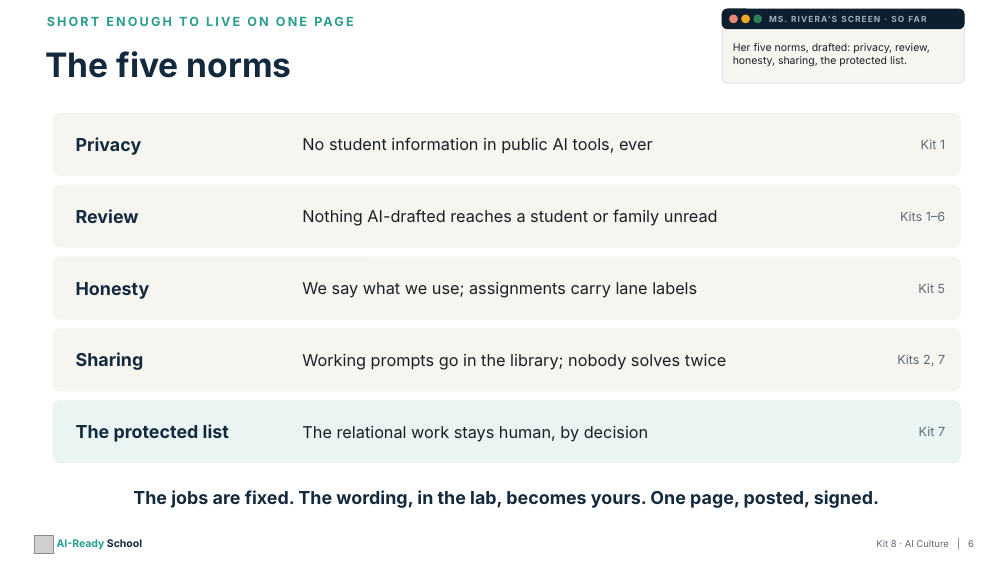
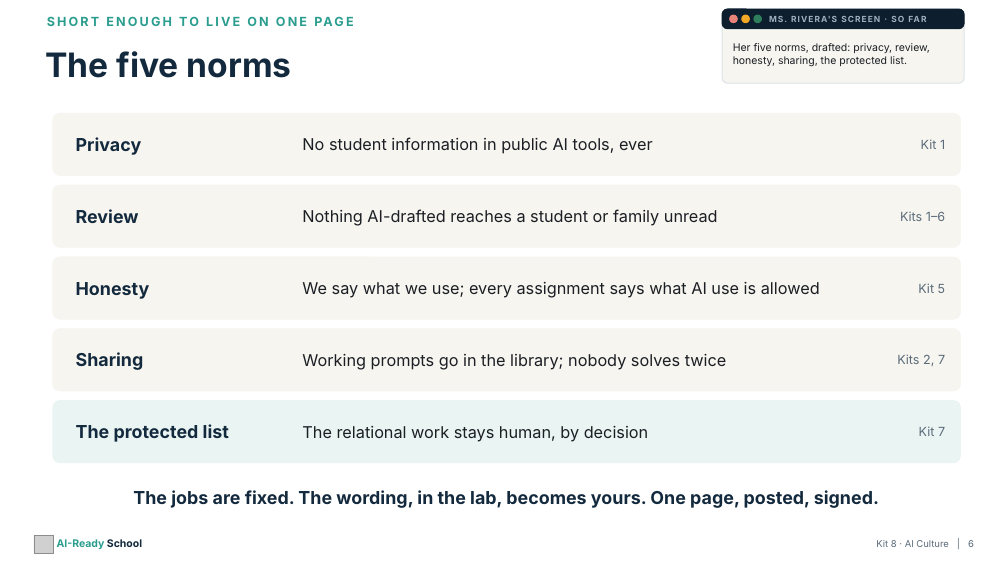
Before and after one commit to aspinozzi1/Ai-School-Ready, a slide deck: slide 6 of kits/kit08/Kit08_PresentationDeck.pptx. Drawn at 1008x567 pixels with LibreOffice and Linux fonts; fonts in the diff are those of the drawing; grey boxes stand for pictures. Boxes give left, top, right and bottom in pixels: in the first picture for what was removed or moved away, otherwise in the second. Text is boxed around its words. In the diff, an @@ line names an element or a change of style, - is before the commit and + after.

```diff
--- a/kits/kit08/Kit08_PresentationDeck.pptx
+++ b/kits/kit08/Kit08_PresentationDeck.pptx
@@ text at box(302, 282, 820, 298): text changed @@
-We say what we use; assignments carry lane labels
+We say what we use; every assignment says what AI use is allowed
```
Also in this commit, not shown: 4 other slides changed, 6 other files.
